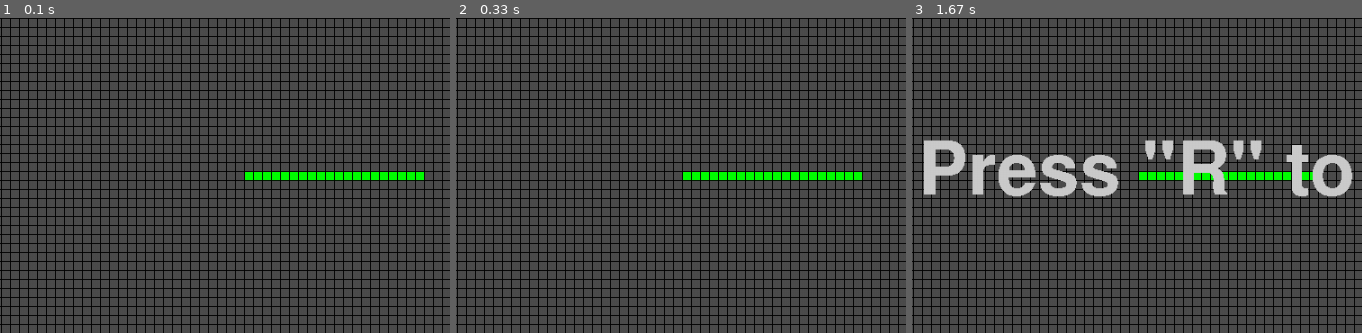
Above: before the commit, frames 1-3 (left to right).
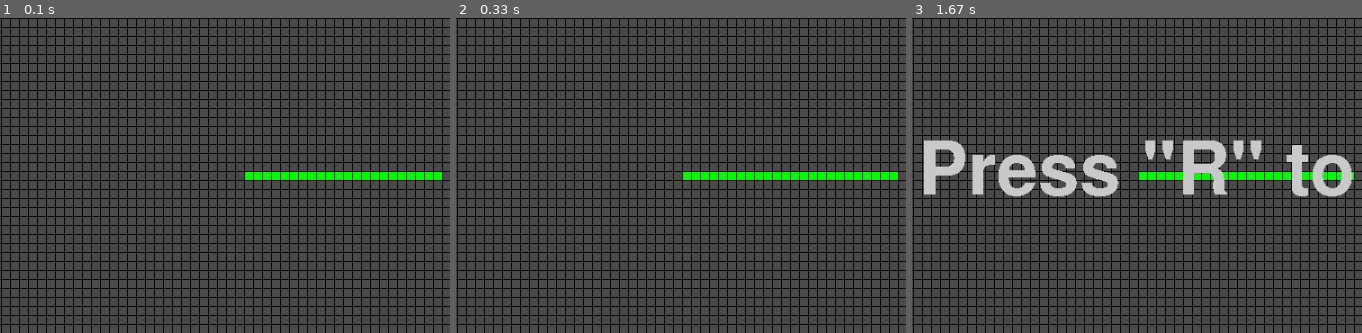
Above: after the commit, the same moments.

Repository: hsadler/learn-pygame
Game: pygame game, started from my_games/snake/snake.py
The game is run twice, just before and just after one commit, with the same random seed, the same clock (stepped at 60 frames per second) and the same inputs.
Inputs:
- Up to frame 1 (0.1 s): no input
- Up to frame 2 (0.33 s): no input
- Up to frame 3 (1.67 s): hold Right 0.33-0.8 s
The pictures show only the part of the screen within x 11-61%, y 26-76%; the shares and areas given below are measured in that part.

The runs differ from the first frame. In frame 1, less than 0.1% of the frame differs, in the area x 94-99%, y 48-52%; in frame 2, 0.2%, in the area x 90-99%, y 48-52%; in frame 3, 0.1%.

Commit message:
add snake growth when fed

Diff:
--- a/my_games/snake/lib/business/game.py
+++ b/my_games/snake/lib/business/game.py
@@ -19,8 +19,6 @@
 	GAME_STATE_PLAY = 'gameame-state-play'
 	GAME_STATE_CHECK_RESTART = 'game-state-check-restart'
 
-	SNAKE_FOOD_COUNTDOWN = 5
-
 	DIRECTION_UP = 'up'
 	DIRECTION_DOWN = 'down'
 	DIRECTION_LEFT = 'left'
@@ -33,7 +31,7 @@
 		self.wall = None
 		self.snake = None
 		self.food = None
-		self.food_countdown = self.SNAKE_FOOD_COUNTDOWN
+		self.food_countdown = self.game.config.SNAKE_FOOD_COUNTDOWN
 		self.cur_direction = self.DIRECTION_LEFT
 		self.game_over = False
 		self.game_state = self.GAME_STATE_PLAY
@@ -116,7 +114,7 @@
 			# feed snake and reset food properties
 			self.snake.feed()
 			self.food = None
-			self.food_countdown = self.SNAKE_FOOD_COUNTDOWN
+			self.food_countdown = config.SNAKE_FOOD_COUNTDOWN
 
 		# update occupied grid blocks
 		to_add = []
@@ -195,10 +193,7 @@
 				return None, None
 			else:
 				# move the snake
-				removed_tail_model = self.snake.move_snake(
-					new_head=new_head,
-					remove_tail=True
-				)
+				removed_tail_model = self.snake.move_snake(new_head=new_head)
 		return new_head, removed_tail_model
 
 	def check_restart(self):
--- a/my_games/snake/lib/model/config.py
+++ b/my_games/snake/lib/model/config.py
@@ -28,6 +28,8 @@
 	GRID_HEIGHT_BLOCKS = int(SCREEN_PX_HEIGHT / BLOCK_PX_HEIGHT)
 
 	SNAKE_START_LENGTH = 20
+	SNAKE_FOOD_COUNTDOWN = 10
+	SNAKE_FED_DURATION = 5
 
 	RESTART_TEXT_SIZE = 120
 	RESTART_TEXT_COLOR = pygame.Color('gray80')
--- a/my_games/snake/lib/model/snake.py
+++ b/my_games/snake/lib/model/snake.py
@@ -22,6 +22,7 @@
 			collidable=collidable,
 			block_color=block_color
 		)
+		self.fed_countdown = self.game.config.SNAKE_FED_DURATION
 		for block in self.game_models:
 			block.set_color(self.block_color)
 			block.draw()
@@ -70,13 +71,13 @@
 		self.remove_game_model(old_tail['model'])
 		return old_tail['model']
 
-	def move_snake(self, new_head, remove_tail=True):
+	def move_snake(self, new_head):
 		self.append_head(new_head)
-		if remove_tail:
+		if self.fed_countdown > 0:
+			self.fed_countdown -= 1
+			return None
+		else:
 			return self.pop_tail()
-		else:
-			return None
 
 	def feed(self):
-		print('snake fed!')
-		pass
+		self.fed_countdown = self.game.config.SNAKE_FED_DURATION
